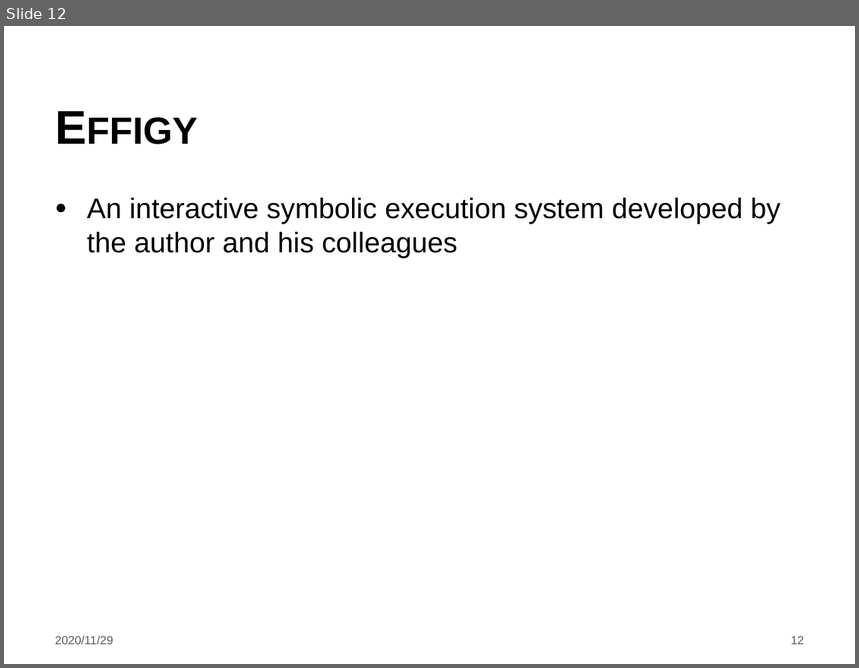
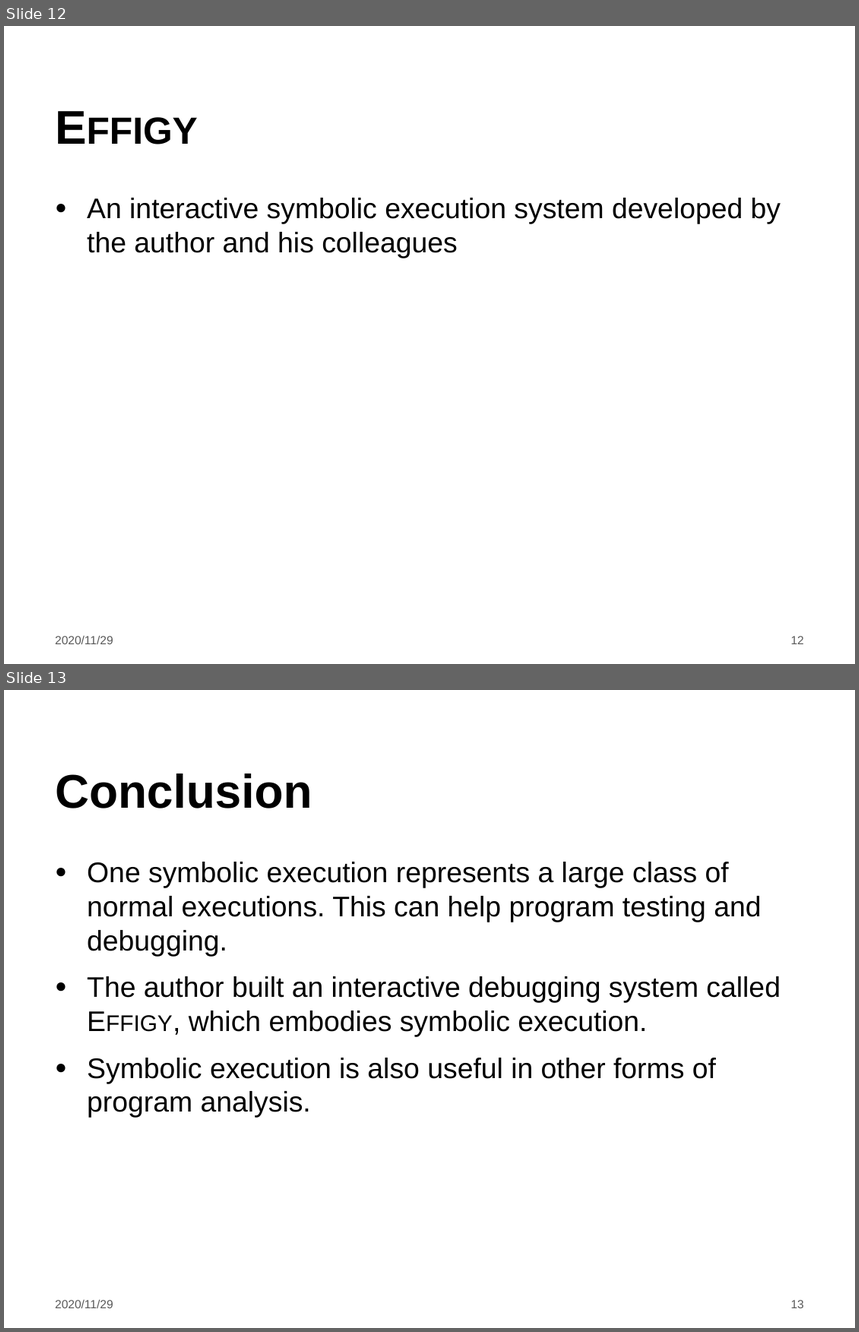
Before and after one commit to LintianShi/Research-Proposal, a slide deck: Symbolic_execution.pptx. Shown one above the other, each under a label of ours: slide 12 before the commit, slides 12 and 13 after it. The pictures are 859x668 and 859x1332 pixels, drawn with LibreOffice and Linux fonts; fonts in the diff are those of the drawing; background and template pictures are left out. Boxes give left, top, right and bottom in pixels: in the first picture for what was removed or moved away, otherwise in the second. Text is boxed around its words. In the diff, an @@ line names an element or a change of style, - is before the commit and + after.

Commit message:
conclusion

```diff
--- a/Symbolic_execution.pptx
+++ b/Symbolic_execution.pptx
@@ slide 13 added at box(4, 690, 855, 1328), background #FFFFFF @@
@@ title added at box(55, 774, 312, 809), 40 pt, text #000000, bold @@
+Conclusion
@@ text added at box(87, 862, 781, 1118), 24 pt, text #000000 @@
+● One symbolic execution represents a large class of normal executions. This can help program testing and debugging.
+● The author built an interactive debugging system called Effigy, which embodies symbolic execution.
+● Symbolic execution is also useful in other forms of program analysis.
@@ text added at box(55, 1300, 113, 1309), 10 pt, text #595959 @@
+2020/11/29
@@ page number added at box(791, 1300, 804, 1309), 10 pt, text #595959 @@
+13
```
Also in this commit, not shown: 1 slide changed.
